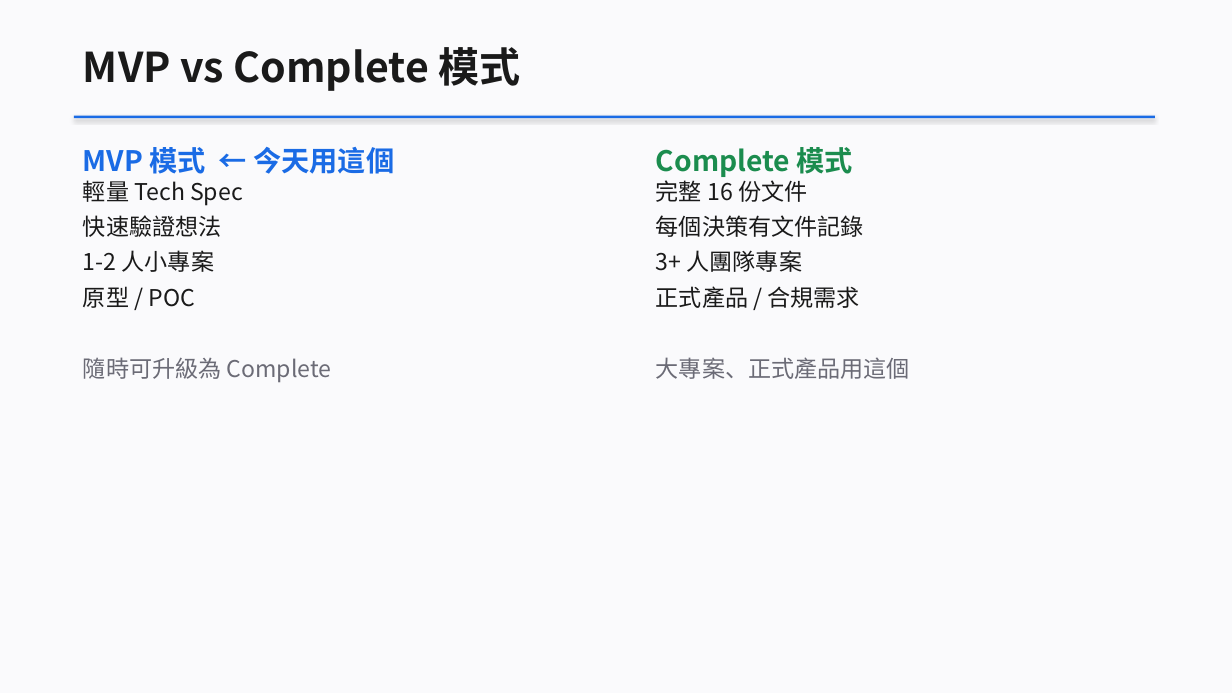
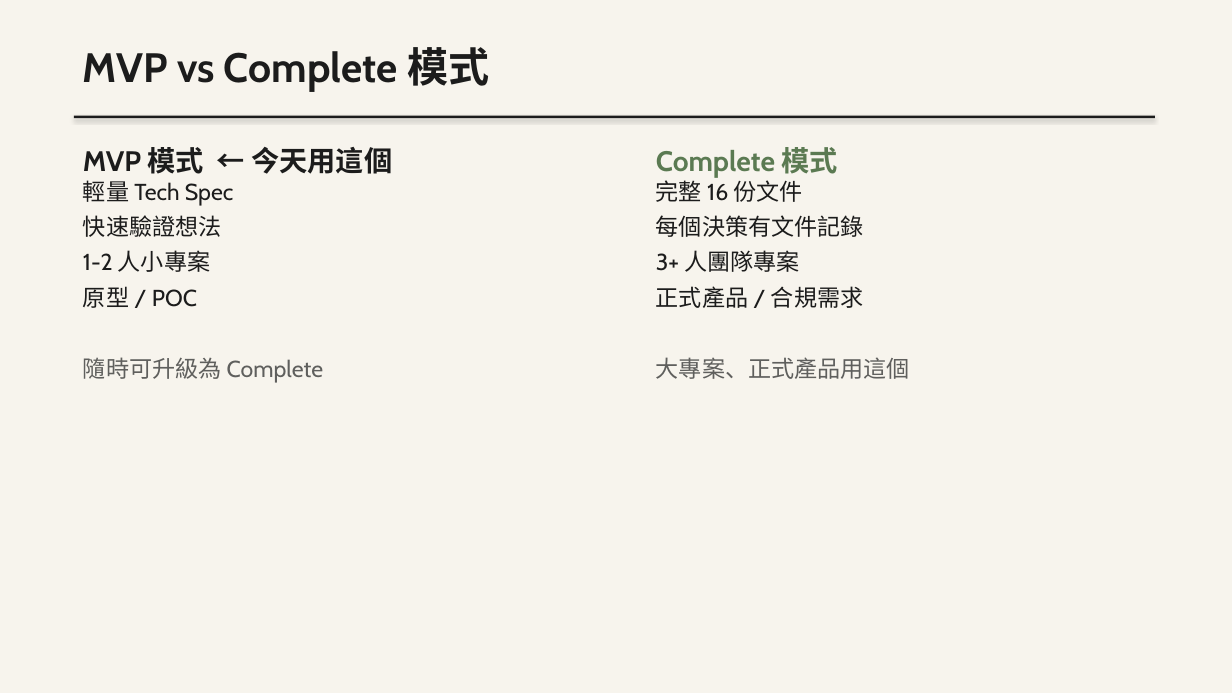
Before and after one commit to bheadwei/claude-GUNDAM-zh-tw, a slide deck: slide 13 of workshop/docs/slides/VibeCoding_Workshop.pptx. Drawn at 1232x693 pixels with LibreOffice and Linux fonts; fonts in the diff are those of the drawing. Boxes give left, top, right and bottom in pixels: in the first picture for what was removed or moved away, otherwise in the second. Text is boxed around its words. In the diff, an @@ line names an element or a change of style, - is before the commit and + after.

Commit message:
style(workshop): PPTX 套用 Lovable 設計風格
- 背景：純白 → Cream #f7f4ed
- 主文字：黑 → Charcoal #1c1c1c
- 強調色：藍 → Charcoal（Lovable 主 CTA 即深色）
- 語意色（綠/黃/紅）改成 Lovable 暖中性去飽和版
- 字體：微軟正黑體 → Segoe UI（Lovable system-ui fallback），CJK 維持微軟正黑體
- 程式碼區塊邊框改用 Light Cream #eceae4

來源：.claude/ui/lovable/DESIGN.md

```diff
--- a/workshop/docs/slides/VibeCoding_Workshop.pptx
+++ b/workshop/docs/slides/VibeCoding_Workshop.pptx
@@ background #FAFAFC to #F7F4ED @@
@@ text "MVP vs Complete 模式" at (83, 47, 489, 92): font Noto Sans CJK TC to Cabin, text colour #1A1A1A to #1C1C1C @@
@@ rectangle at (74, 116, 1155, 118): fill #1A6BE5 to #1C1C1C @@
@@ text "MVP 模式 ← 今天用這個" at (83, 147, 392, 383): font Noto Sans CJK TC to Cabin; text colour #1A6BE5 to #1C1C1C in "MVP 模式 ← 今天用這個"; text colour #1A1A1A to #1C1C1C in "輕量 Tech Spec", "快速驗證想法", "1-2 人小專案", "原型 / POC"; text colour #6B6B76 to #5F5F5D in "隨時可升級為 Complete" @@
@@ text "Complete 模式" at (656, 147, 910, 379): font Noto Sans CJK TC to Cabin; text colour #1B8C4E to #5B7A52 in "Complete 模式"; text colour #1A1A1A to #1C1C1C in "完整 16 份文件", "每個決策有文件記錄", "3+ 人團隊專案", "正式產品 / 合規需求"; text colour #6B6B76 to #5F5F5D in "大專案、正式產品用這個" @@
```
Also in this commit, not shown: 38 other slides changed, 1 other file.
